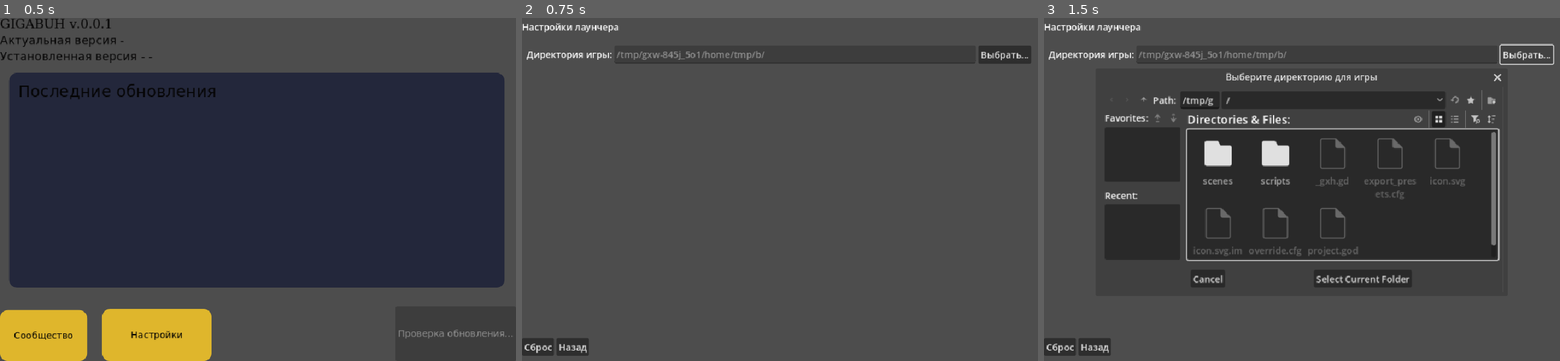
Above: before the commit, frames 1-3 (left to right).
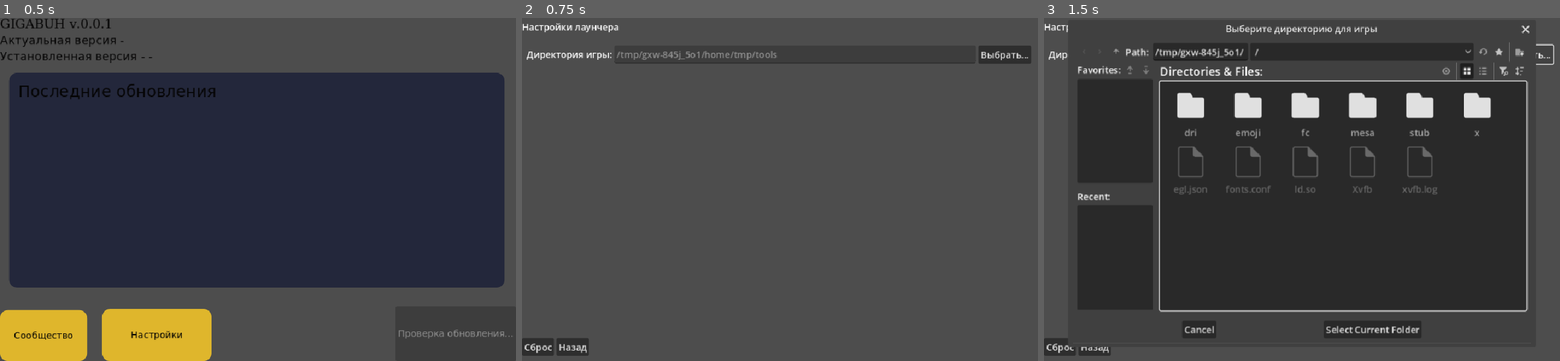
Above: after the commit, the same moments.

Repository: rodd-oss/zapuskalka
Game: Godot game, scene res://scenes/LauncherNative.tscn
The game is run twice, just before and just after one commit, with the same random seed, the same clock (stepped at 60 frames per second) and the same inputs.
Inputs:
- Up to frame 1 (0.5 s): no input
- Up to frame 2 (0.75 s): click "Настройки" at 0.5 s
- Up to frame 3 (1.5 s): click "Выбрать..." at 1.25 s

Frame 1 is identical in both runs. In frame 2, less than 0.1% of the frame differs, in the area x 45-50%, y 9-12%; in frame 3, 21%, in the area x 4-96%, y 1-97%.

Commit message:
settings safety improve + fixes

Diff:
--- a/scripts/settings.gd
+++ b/scripts/settings.gd
@@ -6,10 +6,11 @@
 @onready var reset_button: Button = $Buttons/ResetButton
 @onready var back_button: Button = $Buttons/BackButton
 
-
-var default_game_dir: String = ProjectSettings.globalize_path("res://")
+# Используем тот же default путь, что и в лаунчере для консистентности
+var default_game_dir: String = OS.get_executable_path().get_base_dir()
 var settings_file: String = "user://settings.cfg"
 var game_dir: String = ""
+var file_dialog: FileDialog = null
 
 func _ready() -> void:
 	_load_settings()
@@ -18,28 +19,66 @@
 	back_button.pressed.connect(_on_back_pressed)
 	dir_path.text = game_dir
 	dir_path.placeholder_text = default_game_dir
+	# Делаем поле только для чтения, чтобы избежать ручного ввода некорректных путей
+	dir_path.editable = false
+	print("[SETTINGS] Загружены настройки. Путь к игре:", game_dir)
+	# Создаем FileDialog один раз для повторного использования
+	_create_file_dialog()
+
+func _create_file_dialog() -> void:
+	file_dialog = FileDialog.new()
+	file_dialog.access = FileDialog.ACCESS_FILESYSTEM
+	file_dialog.file_mode = FileDialog.FILE_MODE_OPEN_DIR
+	file_dialog.title = "Выберите директорию для игры"
+	file_dialog.dir_selected.connect(_on_dir_selected)
+	file_dialog.canceled.connect(_on_dialog_canceled)
+	add_child(file_dialog)
 
 func _on_select_dir_pressed() -> void:
-	var dialog := FileDialog.new()
-	dialog.access = FileDialog.ACCESS_FILESYSTEM
-	dialog.current_dir = game_dir
-	dialog.file_mode = FileDialog.FILE_MODE_OPEN_DIR
-	dialog.title = "Выберите директорию для игры"
-	add_child(dialog)
-	dialog.dir_selected.connect(_on_dir_selected)
-	dialog.popup_centered()
+	if file_dialog:
+		file_dialog.current_dir = game_dir
+		file_dialog.popup_centered(Vector2i(800, 600))
+
+func _on_dialog_canceled() -> void:
+	print("[SETTINGS] Выбор директории отменён")
 
 func _on_dir_selected(dir: String) -> void:
+	# Валидация выбранной директории
+	if not DirAccess.dir_exists_absolute(dir):
+		_show_error("Выбранная директория не существует!")
+		print("[SETTINGS ERROR] Директория не существует:", dir)
+		return
+
+	# Проверка прав на запись
+	var test_file_path = dir.path_join(".launcher_test_write")
+	var test_file = FileAccess.open(test_file_path, FileAccess.WRITE)
+	if test_file:
+		test_file.close()
+		DirAccess.remove_absolute(test_file_path)
+		print("[SETTINGS] Права на запись проверены для:", dir)
+	else:
+		_show_error("Нет прав на запись в выбранную директорию!")
+		print("[SETTINGS ERROR] Нет прав на запись:", dir)
+		return
+
 	game_dir = dir
 	dir_path.text = game_dir
 	_save_settings()
+	# Закрываем FileDialog перед показом успеха
+	if file_dialog and is_instance_valid(file_dialog):
+		file_dialog.hide()
+	_show_success("Настройки сохранены успешно!")
+	print("[SETTINGS] Новый путь сохранён:", game_dir)
 
 func _on_reset_pressed() -> void:
 	game_dir = default_game_dir
 	dir_path.text = game_dir
 	_save_settings()
+	_show_success("Настройки сброшены к значениям по умолчанию!")
+	print("[SETTINGS] Настройки сброшены к:", default_game_dir)
 
 func _on_back_pressed() -> void:
+	print("[SETTINGS] Возврат к лаунчеру")
 	get_tree().change_scene_to_file("res://scenes/LauncherNative.tscn")
 
 func _load_settings() -> void:
@@ -47,11 +86,55 @@
 	var err = config.load(settings_file)
 	if err == OK:
 		game_dir = config.get_value("launcher", "game_dir", default_game_dir)
+		print("[SETTINGS] Настройки загружены из файла")
 	else:
 		game_dir = default_game_dir
+		print("[SETTINGS] Файл настроек не найден, используется путь по умолчанию")
 	dir_path.text = game_dir
 
 func _save_settings() -> void:
 	var config := ConfigFile.new()
 	config.set_value("launcher", "game_dir", game_dir)
-	config.save(settings_file)
+	var err = config.save(settings_file)
+	if err == OK:
+		print("[SETTINGS] Настройки успешно сохранены в:", settings_file)
+	else:
+		print("[SETTINGS ERROR] Ошибка сохранения настроек:", err)
+
+func _show_error(message: String) -> void:
+	print("[STATUS ERROR] ", message)
+	# Закрываем FileDialog перед показом ошибки, чтобы избежать конфликта exclusive child
+	if file_dialog and is_instance_valid(file_dialog):
+		file_dialog.hide()
+
+	var dialog = AcceptDialog.new()
+	dialog.dialog_text = message
+	dialog.title = "Ошибка"
+	add_child(dialog)
+	dialog.popup_centered()
+	dialog.confirmed.connect(func():
+		if dialog and is_instance_valid(dialog):
+			dialog.queue_free()
+	)
+
+func _show_success(message: String) -> void:
+	print("[STATUS SUCCESS] ", message)
+	# Закрываем FileDialog перед показом успеха, чтобы избежать конфликта exclusive child
+	if file_dialog and is_instance_valid(file_dialog):
+		file_dialog.hide()
+
+	var dialog = AcceptDialog.new()
+	dialog.dialog_text = message
+	dialog.title = "Успех"
+	add_child(dialog)
+	dialog.popup_centered()
+
+	# Автоматически закрываем через 2 секунды
+	await get_tree().create_timer(2.0).timeout
+	if dialog and is_instance_valid(dialog):
+		dialog.queue_free()
+
+func _exit_tree() -> void:
+	# Очистка при выходе из сцены
+	if file_dialog and is_instance_valid(file_dialog):
+		file_dialog.queue_free()
